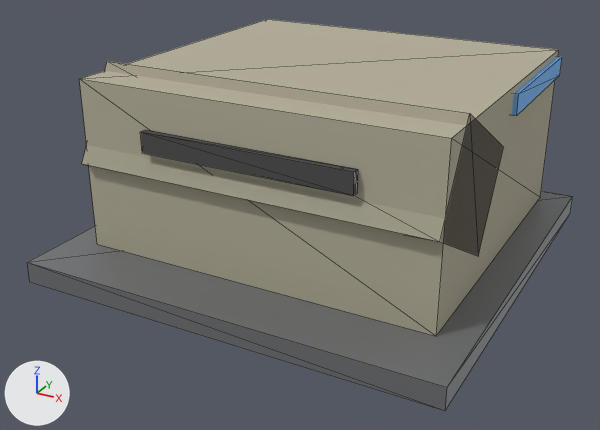
Renders of the glTF model game/assets/models/buildings/us_bunker.glb from each side of a commit.
Camera for both pictures: a 50 mm lens placed at (5.15, -10.1, 5.45), pointed at (-0.15, -0.46, 0.63). The lights are fixed; the arrows at lower left show +X, +Y and +Z. The first picture is the older version. Mesh edges are drawn as thin lines. Where no turn or scale is listed for an object, it has been applied to the vertices. Vertices at exactly the same position are counted once.

Objects in the first picture: 'base', 'main', 'slit', 'slope', 'team_band'.
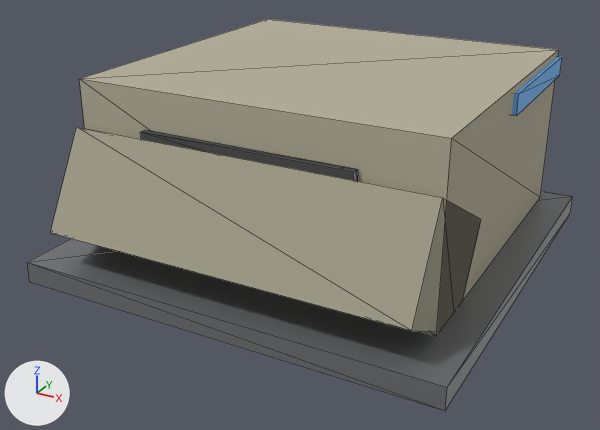
What the commit changed:
me_slope is used by ob_slope; location (0.0, 0.0, 0.0).
me_slope had 8 vertices, 12 faces and spanned x -2.55..2.55, y -2.23..0.04, z 0.69..2.82.
me_slope now has 8 vertices, 12 faces and spans x -2.55..2.55, y -1.14..1.14, z -1.06..1.06.
me_slope part 1: the whole mesh is moved by (0.0, 1.09, -1.76).
Object 'slope' (ob_slope) moves from (0.0, 0.0, 0.0) to (0.0, -1.8, 1.02).

Changed parts and their boxes (x1, y1, x2, y2) in the pictures (600 x 430 px):
'slope', moved
    before: (82, 61, 503, 256)
    after: (50, 127, 481, 331)
